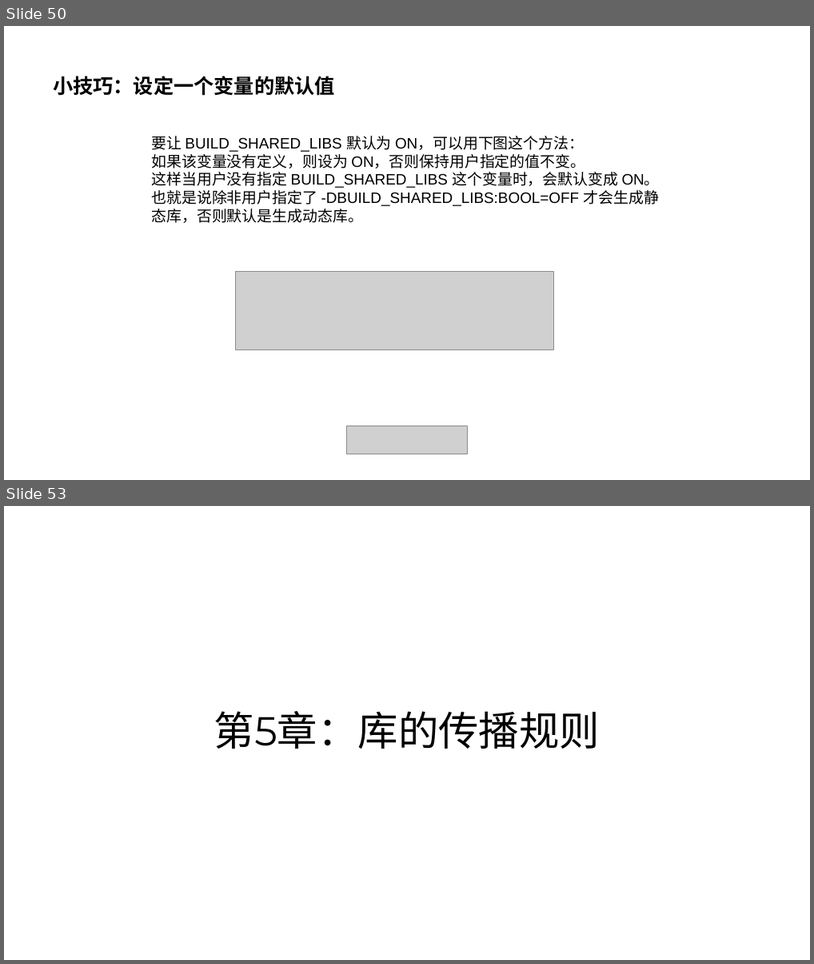
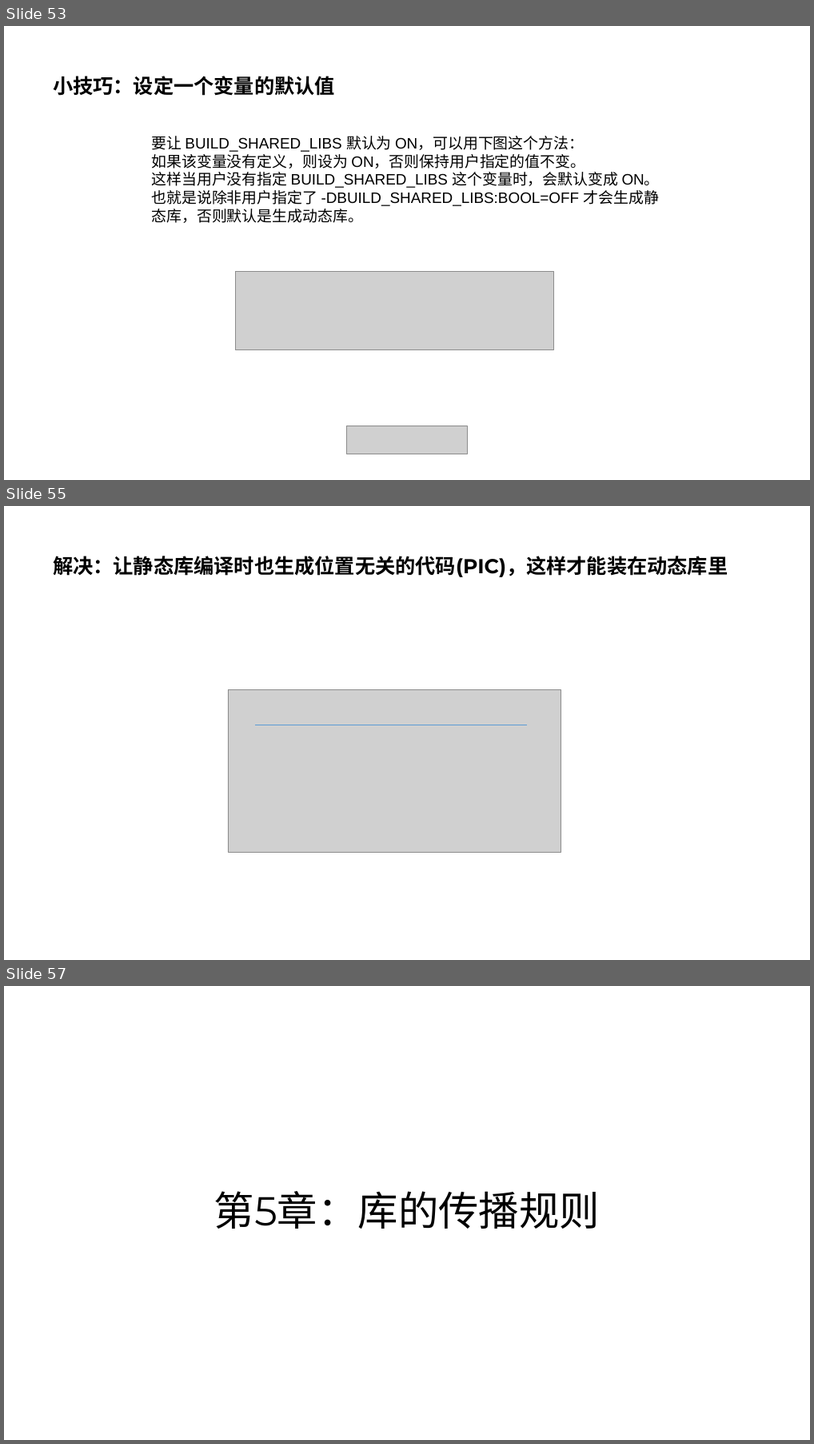
Before and after one commit to parallel101/course, a slide deck: 11/slides.pptx. Shown one above the other, each under a label of ours: slides 50 and 53 before the commit, slides 53, 55 and 57 after it; the slides between them are not shown. The pictures are 814x964 and 814x1444 pixels, drawn with LibreOffice and Linux fonts; fonts in the diff are those of the drawing; grey boxes stand for pictures. Boxes give left, top, right and bottom in pixels: in the first picture for what was removed or moved away, otherwise in the second. Text is boxed around its words. In the diff, an @@ line names an element or a change of style, - is before the commit and + after.

```diff
--- a/11/slides.pptx
+++ b/11/slides.pptx
@@ slide 55 added at (4,506,810,960), background #FFFFFF @@
@@ title added at (53,556,728,577), 24 pt, text #000000, bold @@
+解决：让静态库编译时也生成位置无关的代码(PIC)，这样才能装在动态库里
@@ picture added at (228,690,561,852) @@
@@ line added from (256, 724) to (527, 724), #5B9BD5 0.5 pt @@
@@ what was slide 50 is now slide 53 @@
@@ what was slide 53 is now slide 57 @@
```
Also in this commit, not shown: 5 slides changed, 4 other slides added, 48 other files.
